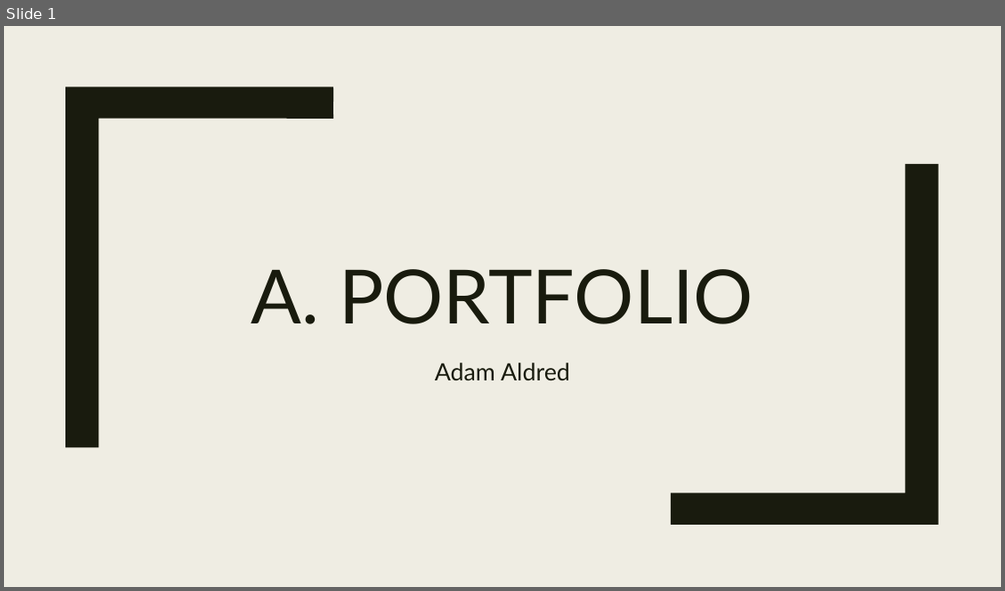
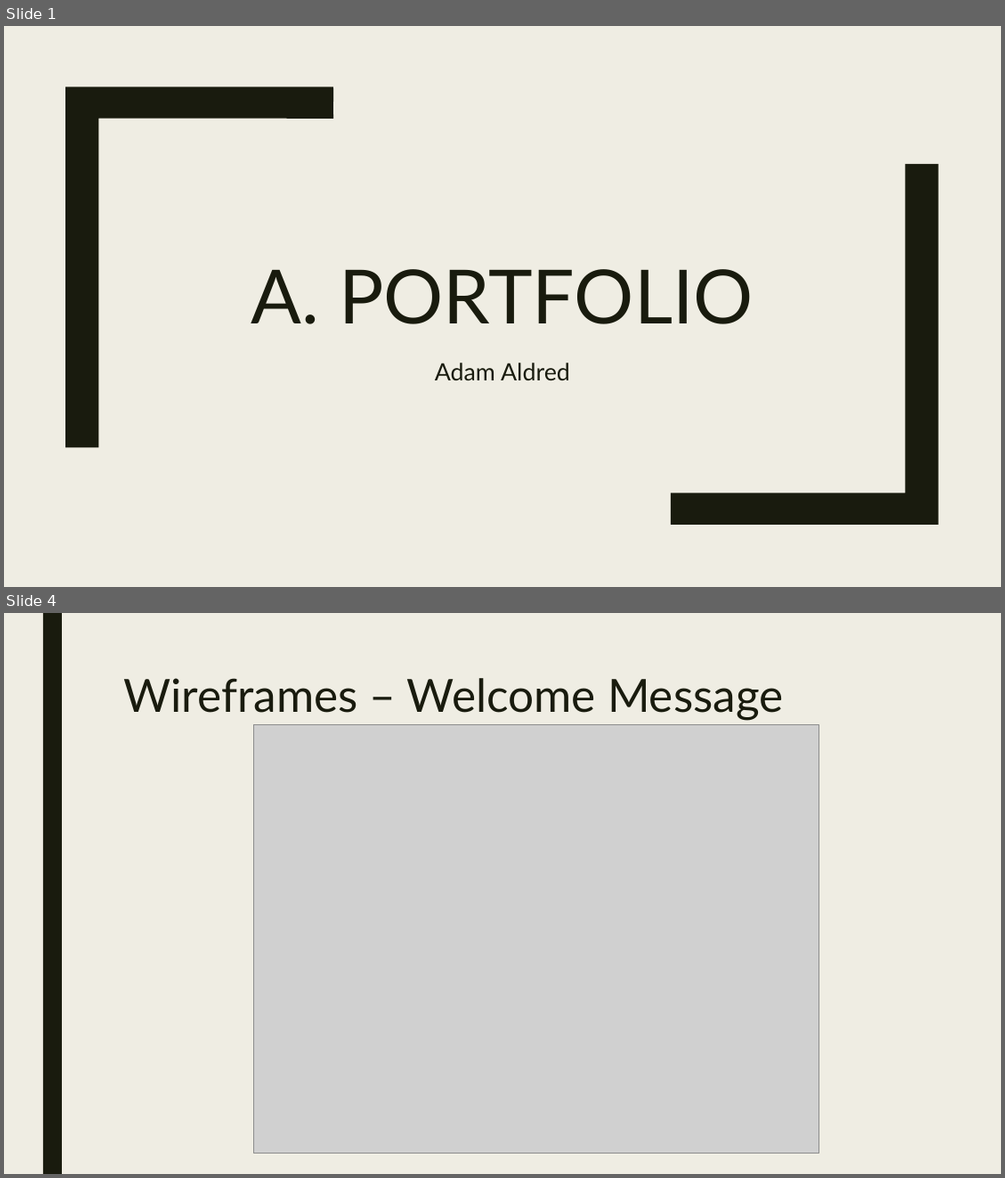
Before and after one commit to adam22gary/adam22gary.github.io, a slide deck: ppt/presentation.pptx. Shown one above the other, each under a label of ours: slide 1 before the commit, slides 1 and 4 after it; the slides between them are not shown. The pictures are 1005x591 and 1005x1178 pixels, drawn with LibreOffice and Linux fonts; fonts in the diff are those of the drawing; grey boxes stand for pictures. Boxes give left, top, right and bottom in pixels: in the first picture for what was removed or moved away, otherwise in the second. Text is boxed around its words. In the diff, an @@ line names an element or a change of style, - is before the commit and + after.

Commit message:
add presentation images fixed a few typos

```diff
--- a/ppt/presentation.pptx
+++ b/ppt/presentation.pptx
@@ slide 4 added at (x1=4, y1=613, x2=1001, y2=1174), background #EFEDE3 @@
@@ rectangle added at (x1=43, y1=613, x2=62, y2=1174), fill #191B0E @@
@@ title added at (x1=123, y1=678, x2=783, y2=720), 44 pt, text #191B0E @@
+Wireframes – Welcome Message
@@ picture added at (x1=254, y1=724, x2=820, y2=1153) @@
```
Also in this commit, not shown: 2 slides changed, 9 other slides added, 10 other files.
